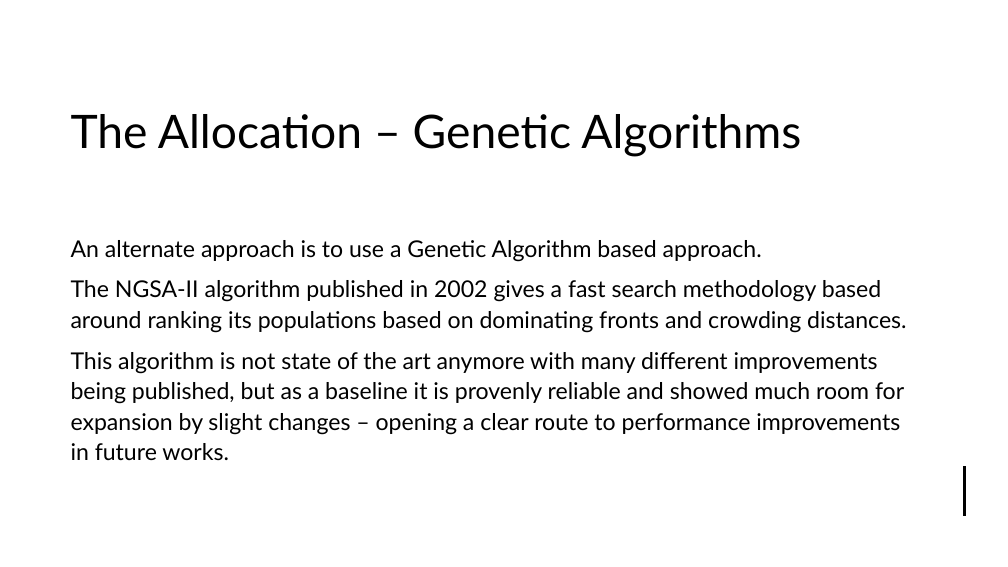
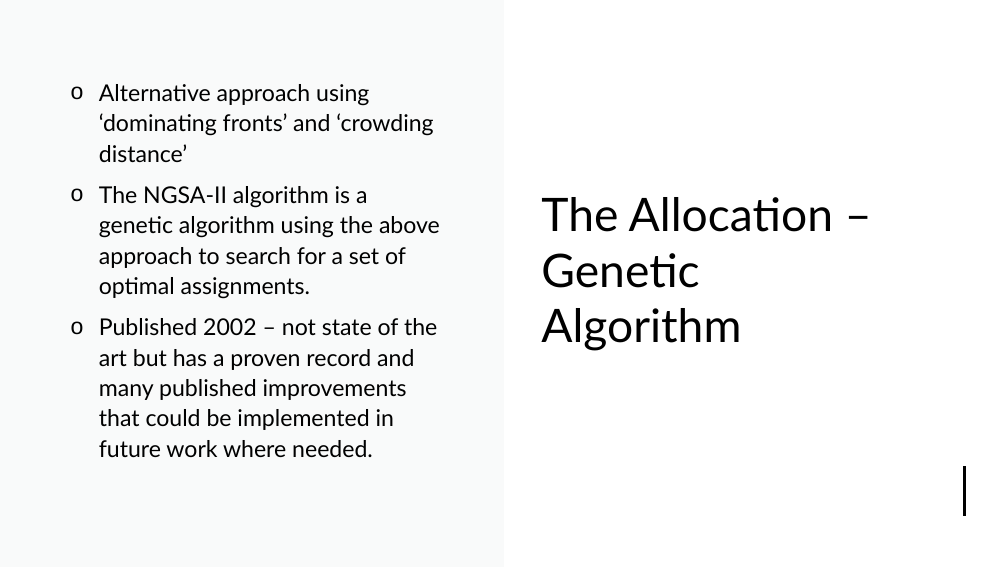
Before and after one commit to james-a-page/CS310Project, a slide deck: slide 13 of Documents/Presentation/ProjectPresentation-JamesPage.pptx. Drawn at 1008x567 pixels with LibreOffice and Linux fonts; fonts in the diff are those of the drawing. Boxes give left, top, right and bottom in pixels: in the first picture for what was removed or moved away, otherwise in the second. Text is boxed around its words. In the diff, an @@ line names an element or a change of style, - is before the commit and + after.

```diff
--- a/Documents/Presentation/ProjectPresentation-JamesPage.pptx
+++ b/Documents/Presentation/ProjectPresentation-JamesPage.pptx
@@ rectangle removed at (0,0,1008,567) @@
@@ rectangle added at (0,0,1008,567), fill #FFFFFF @@
@@ rectangle added at (0,0,504,567), fill #F0F3F3 at 40% opacity @@
@@ rectangle added at (504,0,1008,567), fill #FFFFFF @@
@@ text "Alternative approach using ‘dominating fronts’ ..." at (99,84,440,458): vertical alignment top to middle @@
@@ text at (99,84,440,458): text changed @@
-An alternate approach is to use a Genetic Algorithm based approach.
-The NGSA-II algorithm published in 2002 gives a fast search methodology based around ranking its populations based on dominating fronts and crowding distances.
-This algorithm is not state of the art anymore with many different improvements being published, but as a baseline it is provenly reliable and showed much room for expansion by slight changes – opening a clear route to performance improvements in future works.
+o Alternative approach using ‘dominating fronts’ and ‘crowding distance’
+o The NGSA-II algorithm is a genetic algorithm using the above approach to search for a set of optimal assignments.
+o Published 2002 – not state of the art but has a proven record and many published improvements that could be implemented in future work where needed.
@@ title at (541,197,833,351): text changed @@
-The Allocation – Genetic Algorithms
+The Allocation – Genetic Algorithm
```
Also in this commit, not shown: 4 other slides changed, 2 other files.
